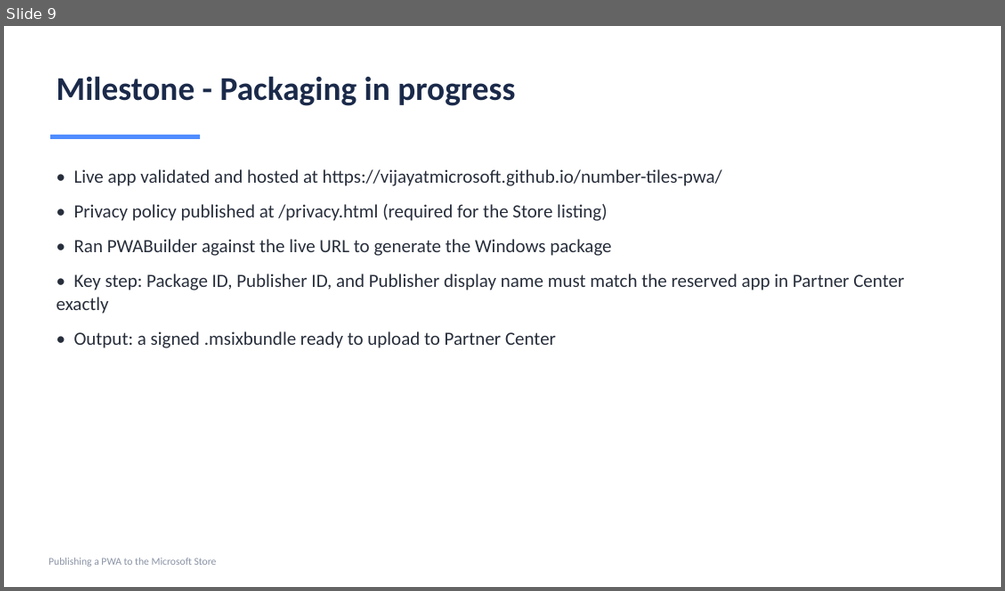
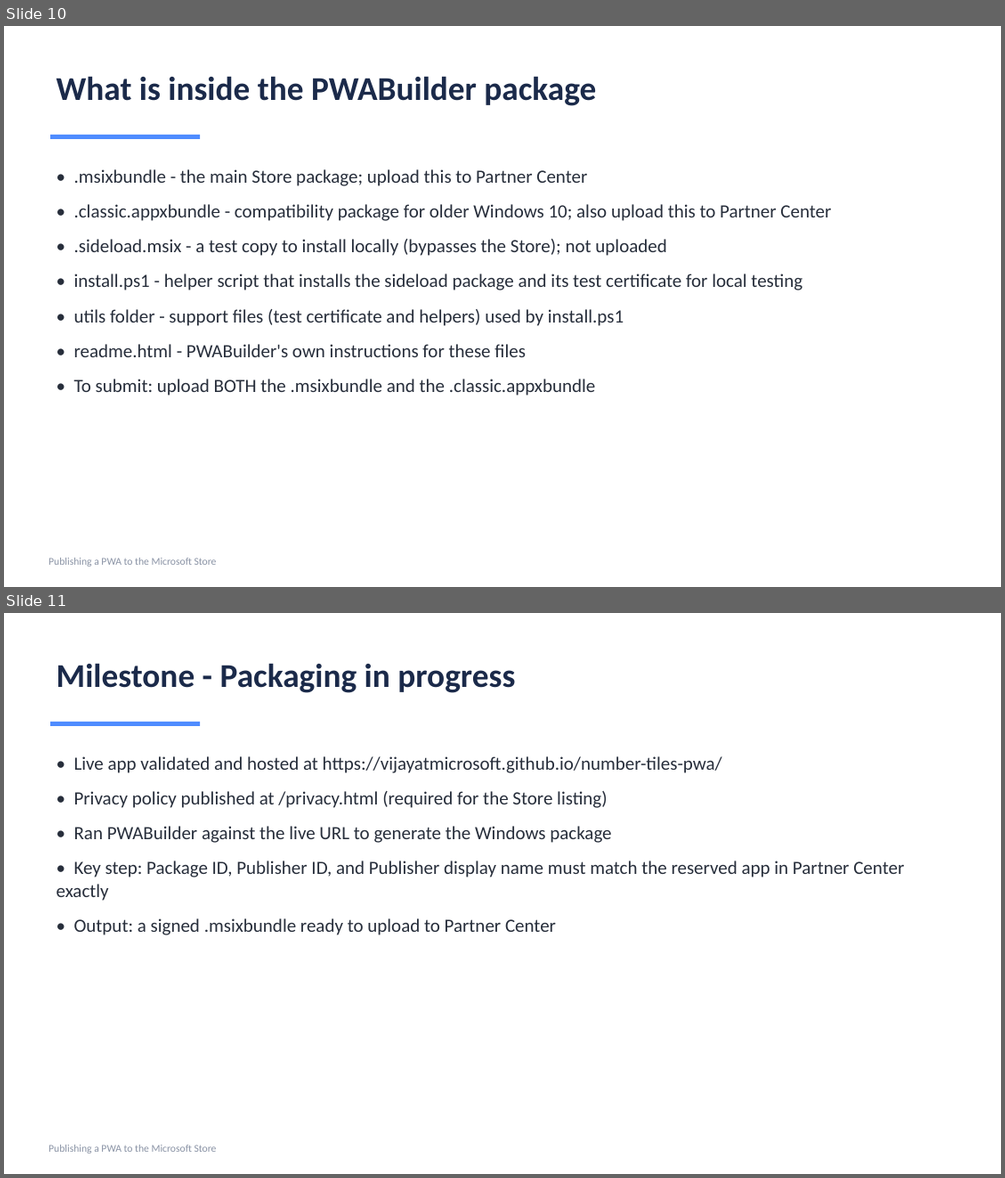
Before and after one commit to vijayatmicrosoft/number-tiles-pwa, a slide deck: Publishing-PWA-to-Microsoft-Store.pptx. Shown one above the other, each under a label of ours: slide 9 before the commit, slides 10 and 11 after it. The pictures are 1005x591 and 1005x1178 pixels, drawn with LibreOffice and Linux fonts; fonts in the diff are those of the drawing. Boxes give left, top, right and bottom in pixels: in the first picture for what was removed or moved away, otherwise in the second. Text is boxed around its words. In the diff, an @@ line names an element or a change of style, - is before the commit and + after.

Commit message:
Add package-identity mapping and package-contents slides

```diff
--- a/Publishing-PWA-to-Microsoft-Store.pptx
+++ b/Publishing-PWA-to-Microsoft-Store.pptx
@@ slide 10 added at [4,26,1001,587], background #FFFFFF @@
@@ text added at [57,76,596,106], 32 pt, text #1B2A4A, bold @@
+What is inside the PWABuilder package
@@ rectangle added at [50,135,200,139], fill #4F8CFF @@
@@ text added at [74,169,831,395], 18 pt, text #272E3B @@
+• .msixbundle - the main Store package; upload this to Partner Center
+• .classic.appxbundle - compatibility package for older Windows 10; also upload this to Partner Center
+• .sideload.msix - a test copy to install locally (bypasses the Store); not uploaded
+• install.ps1 - helper script that installs the sideload package and its test certificate for local testing
+• utils folder - support files (test certificate and helpers) used by install.ps1
+• readme.html - PWABuilder's own instructions for these files
+• To submit: upload BOTH the .msixbundle and the .classic.appxbundle
@@ text added at [48,557,217,566], 10 pt, text #8A93A5 @@
+Publishing a PWA to the Microsoft Store
@@ what was slide 9 is now slide 11 @@
```
Also in this commit, not shown: 1 other slide added, 1 other file.
